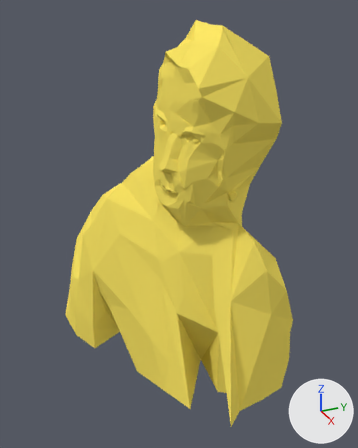
An edit to the Blender file Keanu.blend, drawn before and after from the same camera.
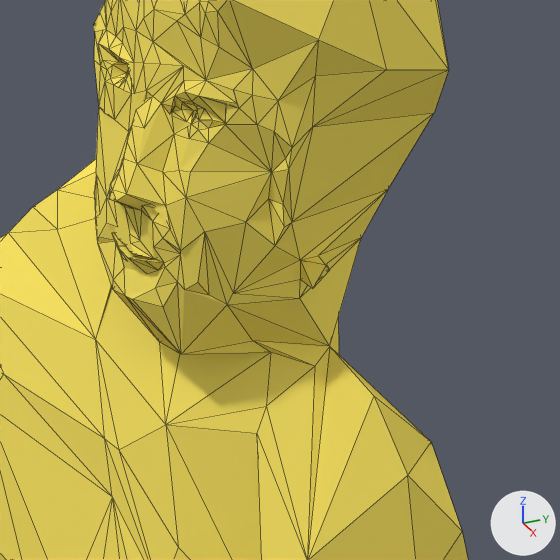
Old and new are each drawn whole from a camera (50 mm lens) standing at (336.0, -193.0, 161.0) and looking at (-7.0, -39.0, -10.0) and again close up on the part from 33% to 90% of the width and 22% to 67% of the height. Arrows for +X, +Y and +Z are at lower right; the lights stay in place. The close-ups show mesh edges as thin lines.
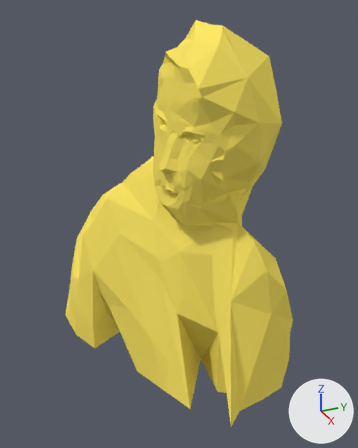
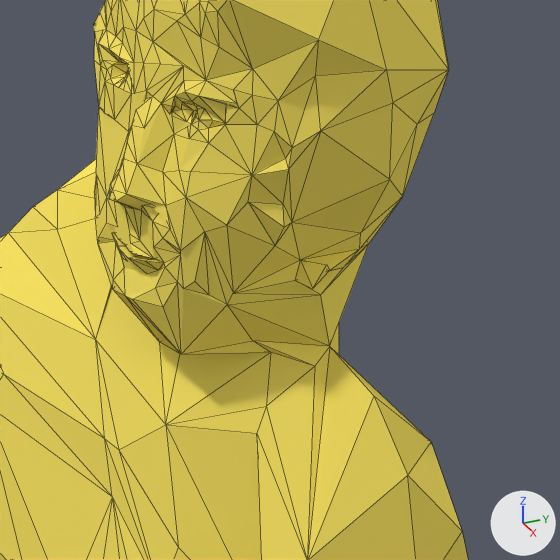
Where the change shows, as pixel boxes [x1, y1, x2, y2] in the close-ups (560 x 560 px):
part 1 of me_curve_298, built on: [178, 70, 449, 354] in both

The change, as a list of edits to the scene's bpy script:
```text
Change me_curve_298:
    used by ob_curve; location = (3.9, 0.0, 27.3); rotation_euler = (1.571, 0.0, 0.0), in degrees (90, 0, 0); scale = (223.0, 223.0, 223.0)
    remove me_curve_298.from_pydata(...)  # 428 vertices, 766 faces; spans x -0.532..0.389, y -0.773..0.539, z -0.203..0.551
    add me_curve_298.from_pydata(...)  # 432 vertices, 774 faces; spans x -0.532..0.389, y -0.773..0.539, z -0.203..0.551
    me_curve_298 part 1
    6 faces are deleted
    12 vertices move from x 0.132..0.265, y -0.007..0.214, z -0.03..0.245 to x 0.147..0.282, y -0.007..0.214, z -0.03..0.245
    4 vertices are added at (0.275, 0.147, 0.052), (0.214, 0.064, 0.045), (0.268, 0.203, 0.017), (0.288, 0.236, 0.064)
    14 new faces join them
```
